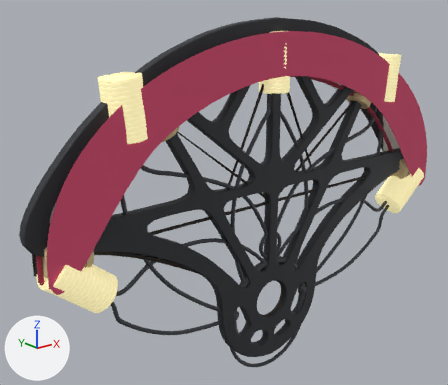
A saved change to the glTF model static/models/props/fan.glb.
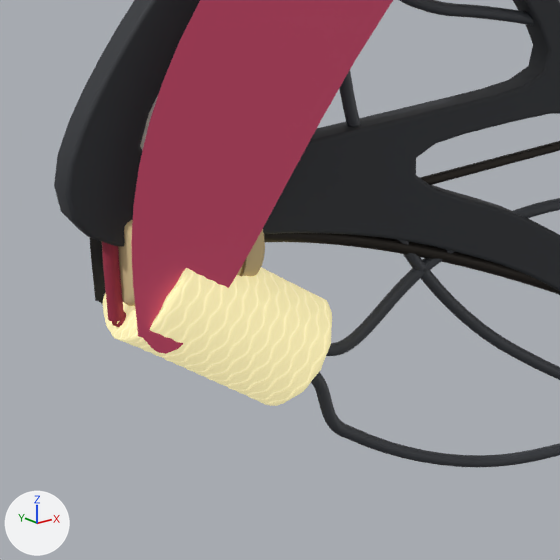
The first picture shows the older version from a camera (50 mm lens) standing at (-0.408, -0.433, 0.301) and looking at (-0.035, 0.033, 0.115). The close-ups show the older and then the newer version on the part from 0% to 44% of the width and 44% to 96% of the height of that picture. Only the edits that show in the close-ups are written down. The axes (+X, +Y, +Z) are drawn at lower left. The lights are the same throughout. Where no turn or scale is listed for an object, it has been applied to the vertices. Vertices at exactly the same position are counted once.

The first close-up shows 'Fan_Cover_LeftSeam', 'Fan_Cover_SolidFace', 'Fan_Cover_StripedFace', 'Fan_Day_DoodleGripPlate', 'Fan_Fire_LeftRail', 'Fan_Fire_WickHorizon', 'Fan_Fire_Wick_1', 'Fan_Lotus_LowerInnerPetal_Left', 'Fan_Lotus_LowerOuterPetal_Left', 'Fan_Lotus_UpperInnerPetal_Left', 'Fan_Lotus_UpperOuterPetal_Left', 'Fan_Lotus_Wick_1' and 3 more.
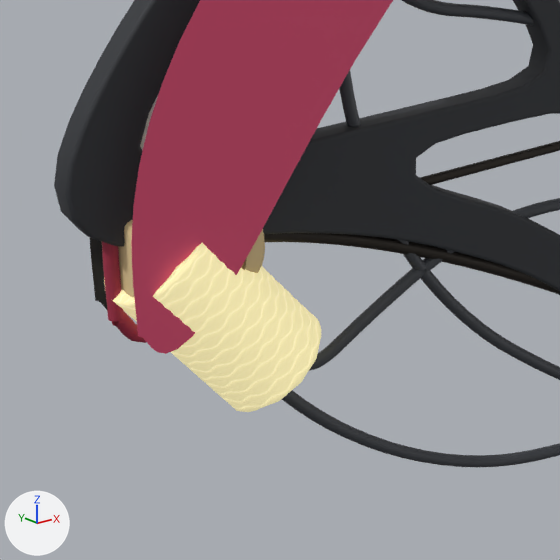
What differs and where, as boxes (x1, y1, x2, y2) in the close-ups (560 x 560 px; the box of a moved part takes in the faces that stretch with it):
'Fan_Lotus_Wick_1', moved, turned: before (103, 267, 332, 406); after (104, 243, 321, 412)
'Fan_Lotus_LowerOuterPetal_Left', reshaped: before (311, 372, 560, 467); after (282, 390, 560, 467)
'Fan_Lotus_LowerInnerPetal_Left', reshaped: before (326, 198, 560, 356); after (309, 198, 560, 371)
part 1 of me_fan_lotus_lowerinnerpetal_left_curve, moved or reshaped: before (326, 258, 438, 356); after (309, 258, 437, 371)
part 2 of me_fan_lotus_lowerouterpetal_left_curve, moved or reshaped: before (311, 372, 352, 438); after (282, 390, 352, 438)

The change, as a list of edits to the scene's bpy script:
```text
Change me_fan_lotus_lowerinnerpetal_left_curve:
    used by ob_fan_lotus_lowerinnerpetal_left; location = (0.0, 0.0, 0.0)
    remove me_fan_lotus_lowerinnerpetal_left_curve.from_pydata(...)  # 860 vertices, 1700 faces; spans x -0.197..-0.006, y -0.002..0.002, z 0.04..0.089
    add me_fan_lotus_lowerinnerpetal_left_curve.from_pydata(...)  # 970 vertices, 1920 faces; spans x -0.201..-0.006, y -0.002..0.002, z 0.04..0.089
    me_fan_lotus_lowerinnerpetal_left_curve part 1: 223 vertices moved from x -0.197..-0.142, y -0.002..0.002, z 0.058..0.081 to x -0.194..-0.142, y -0.002..0.002, z 0.056..0.08; 55 vertices removed from x -0.182..-0.158, y -0.002..0.002, z 0.058..0.068; 165 vertices added at x -0.201..-0.178, y -0.002..0.002, z 0.057..0.075
Change me_fan_lotus_lowerouterpetal_left_curve:
    used by ob_fan_lotus_lowerouterpetal_left; location = (0.0, 0.0, 0.0)
    remove me_fan_lotus_lowerouterpetal_left_curve.from_pydata(...)  # 660 vertices, 1300 faces; spans x -0.202..-0.05, y -0.002..0.002, z -0.008..0.07
    add me_fan_lotus_lowerouterpetal_left_curve.from_pydata(...)  # 530 vertices, 1040 faces; spans x -0.209..-0.05, y -0.002..0.002, z -0.008..0.069
    me_fan_lotus_lowerouterpetal_left_curve part 2: 172 vertices moved from x -0.184..-0.174, y -0.002..0.002, z 0.03..0.052 to x -0.209..-0.176, y -0.002..0.002, z 0.032..0.069; 139 vertices removed from x -0.202..-0.173, y -0.002..0.002, z 0.031..0.07; 9 vertices added at x -0.191..-0.181, y -0.002..0.002, z 0.038..0.047
Change ob_fan_lotus_wick_1:
    ob_fan_lotus_wick_1.location: (-0.212, 0.0821, 0.0) -> (-0.214, 0.0851, 0.0)
    ob_fan_lotus_wick_1.rotation_euler: (1.571, 0.0, -2.245) -> (1.571, 0.0, -2.496)  # degrees (90, 0, -129) -> degrees (90, 0, -143)
```
